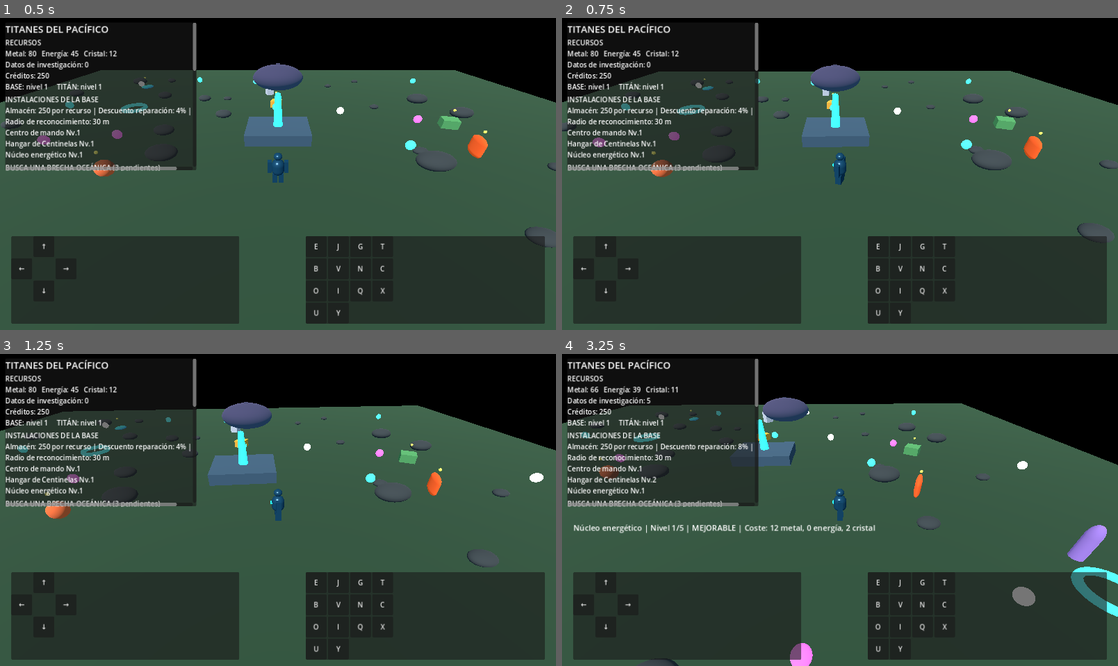
Above: before the commit, frames 1-4 (two rows, left to right).
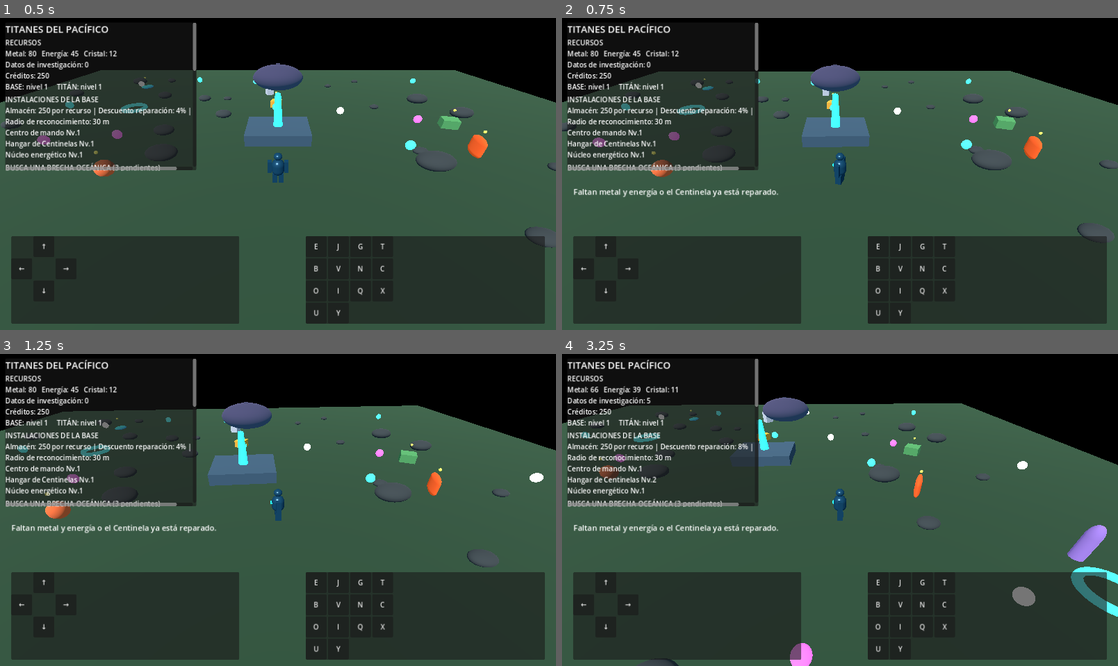
Above: after the commit, the same moments.

Repository: edwjacpinros2012-dev/Titanes-del-Pac-fico-
Game: Godot game, scene res://scenes/main.tscn
Same seed, same stepped clock (60 frames per second), same inputs: the game is played once before the commit and once after it.
Inputs:
- Up to frame 1 (0.5 s): no input
- Up to frame 2 (0.75 s): tap Enter at 0.5 s; hold D (move_right) from 0.53 s (still down); hold Y (repair_titan, bound only after the commit) from 0.53 s (still down)
- Up to frame 3 (1.25 s): keep holding D (move_right); keep holding Y (repair_titan, bound only after the commit)
- Up to frame 4 (3.25 s): release D (move_right) at 1.28 s; release Y (repair_titan, bound only after the commit) at 1.28 s; hold S (move_back) 1.28-2.03 s; tap P (alliance_create) at 1.35 s; tap Y (repair_titan, bound only after the commit) at 1.55, 2.3, 3.05 s; hold D (move_right) 2.03-2.78 s; hold K (alliance_join) 2.03-2.78 s; hold N (base_upgrade_selected) from 2.78 s (still down); tap V (base_select_next) at 2.85 s

Frame 1 is identical in both runs. In frame 2, 0.4% of the frame differs, in the area x 2-39%, y 54-58%; in frame 3, 0.4%; in frame 4, 0.7%, in the area x 2-57%, y 54-58%.

Commit message:
Bind Y key to subsystem repair action on desktop

Diff:
--- a/scripts/main.gd
+++ b/scripts/main.gd
@@ -189,6 +189,7 @@
 	_add_key("scout_helicopters", KEY_H)
 	_add_key("kaiju_engage", KEY_J)
 	_add_key("kaiju_retreat", KEY_G)
+	_add_key("repair_titan", KEY_Y)
 	_add_key("tactic_flank", KEY_Q)
 	_add_key("tactic_guard", KEY_X)
 	_add_key("tactic_precision", KEY_U)
